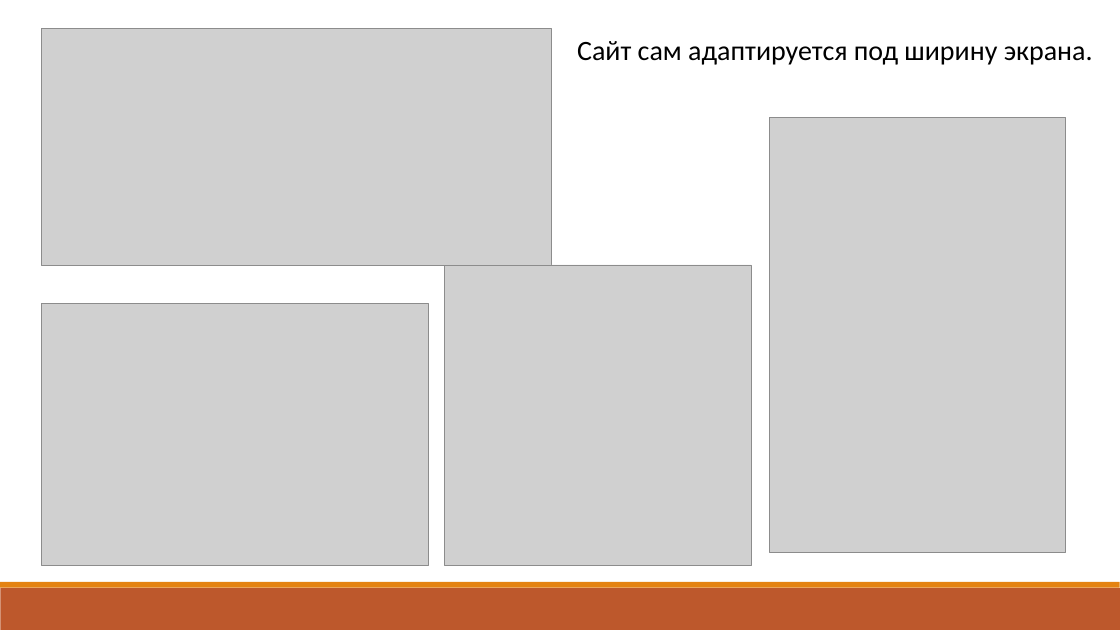
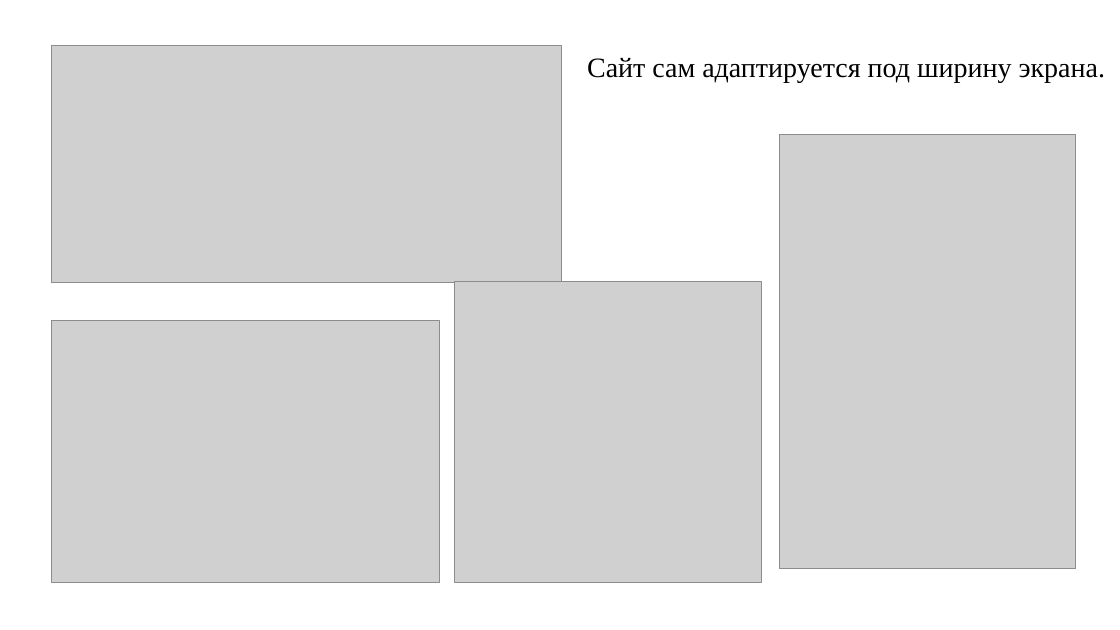
Before and after one commit to tsemkaloalena/web_project, a slide deck: slide 11 of Презентация.pptx (slide 10 before the commit). Drawn at 1120x630 pixels with LibreOffice and Linux fonts; fonts in the diff are those of the drawing; grey boxes stand for pictures. Boxes give left, top, right and bottom in pixels: in the first picture for what was removed or moved away, otherwise in the second. Text is boxed around its words. In the diff, an @@ line names an element or a change of style, - is before the commit and + after.

```diff
--- a/Презентация.pptx
+++ b/Презентация.pptx
@@ 4 pictures, 1 text: place and size @@
-4 pictures, 1 text at box(42, 29, 1093, 565)
+4 pictures, 1 text at box(51, 45, 1105, 582)
@@ text "Сайт сам адаптируется под ширину ..." at box(587, 57, 1105, 83): font Calibri to Times New Roman @@
@@ rectangle removed at box(0, 588, 1120, 630) @@
@@ rectangle removed at box(0, 582, 1120, 588) @@
```
Also in this commit, not shown: 10 other slides changed, 2 slides added, 1 slide removed, 2 other files.
